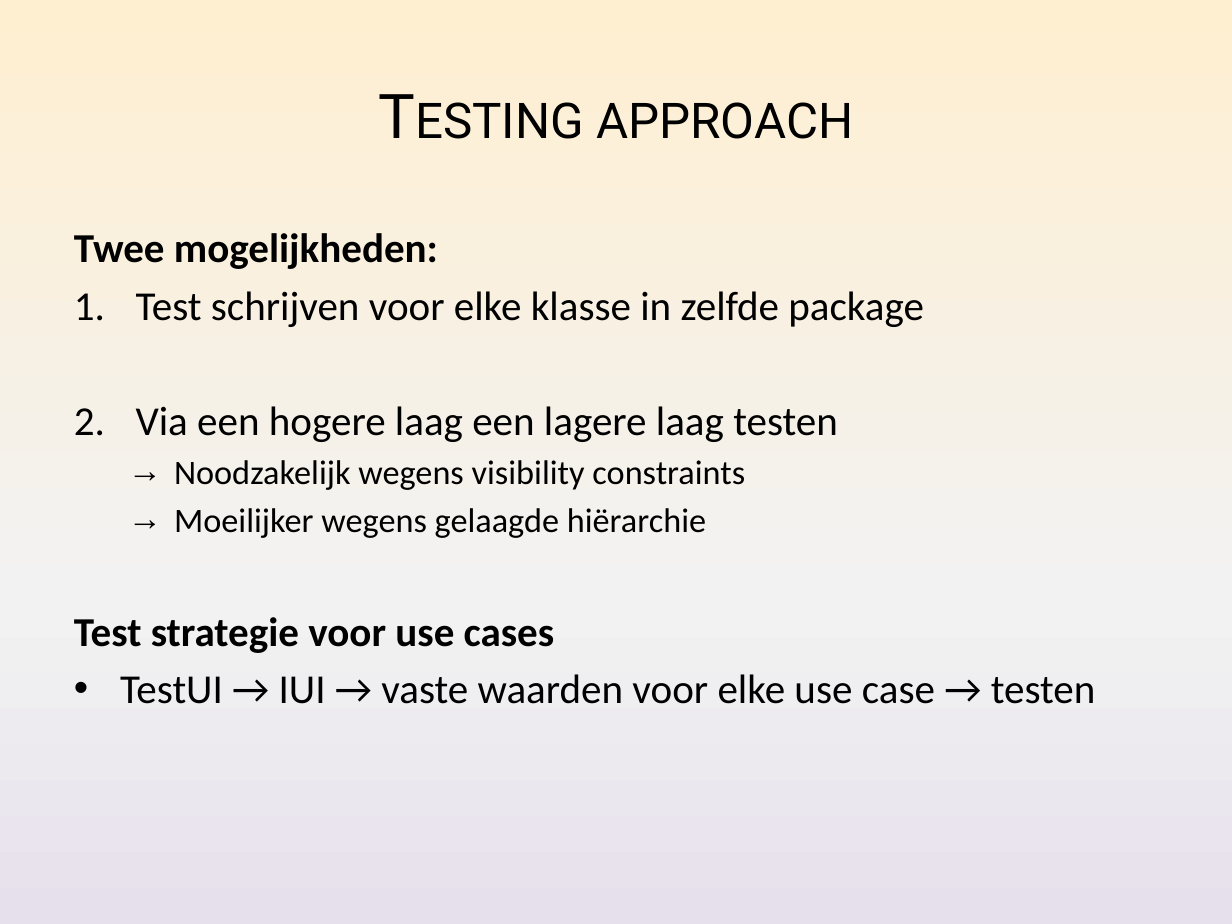
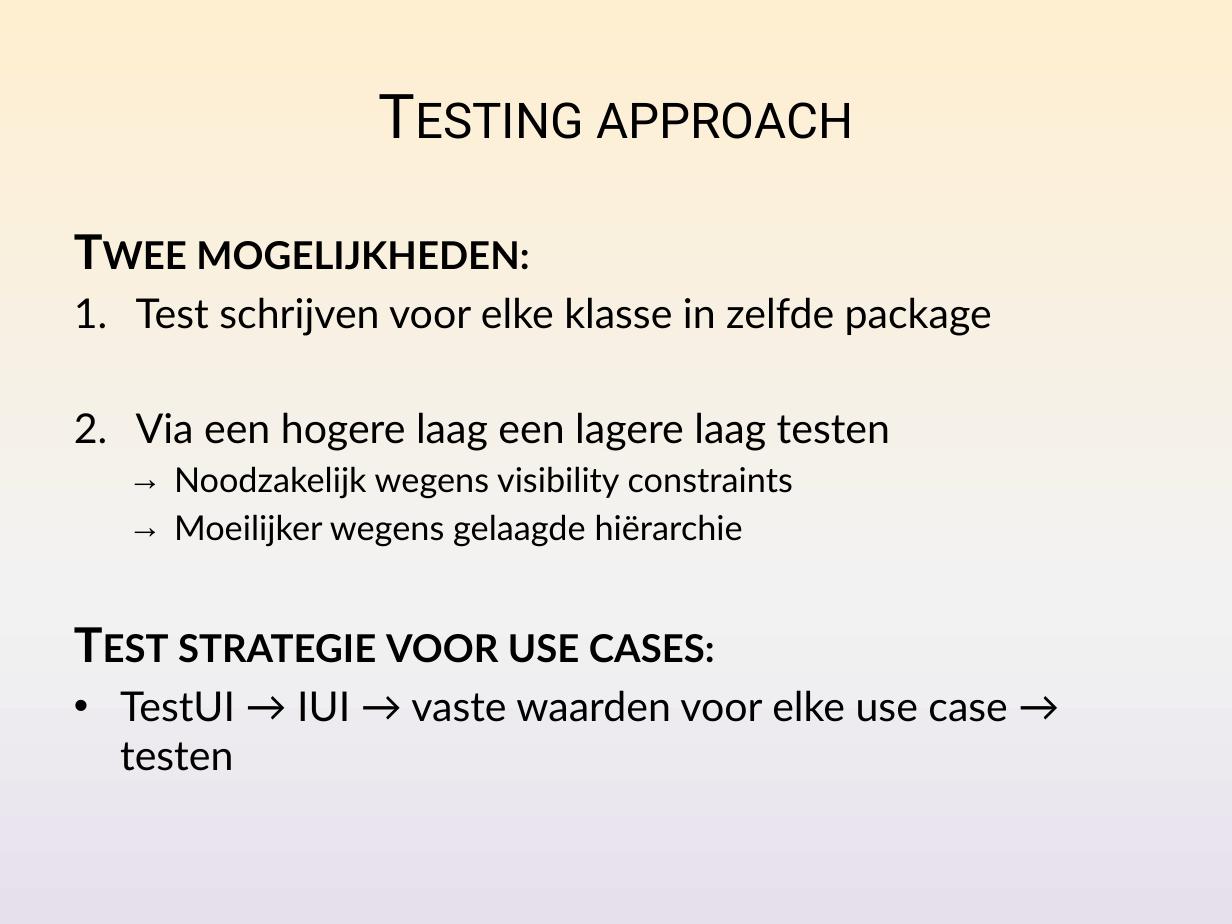
Before and after one commit to Nickelium/Software-Development, a slide deck: slide 14 of presentatie/SWOP Presentatie Inhoud.pptx (slide 15 before the commit). Drawn at 1232x924 pixels with LibreOffice and Linux fonts; fonts in the diff are those of the drawing. Boxes give left, top, right and bottom in pixels: in the first picture for what was removed or moved away, otherwise in the second. Text is boxed around its words. In the diff, an @@ line names an element or a change of style, - is before the commit and + after.

```diff
--- a/presentatie/SWOP Presentatie Inhoud.pptx
+++ b/presentatie/SWOP Presentatie Inhoud.pptx
@@ text at box(120, 241, 1007, 771): size 24 to 28 pt, small capitals on in "Twee mogelijkheden:"; font Calibri to Lato in "Twee mogelijkheden:", "Test schrijven voor elke klasse in zelfde ...", "Via een hogere laag een lagere laag ...", "Noodzakelijk wegens visibility constraints" and 2 more places @@
@@ text at box(178, 634, 715, 663): text changed; size 24 to 28 pt; font Calibri to Lato @@
-Test strategie voor use cases
+Test strategie voor use cases:
```
Also in this commit, not shown: 10 other slides changed, 1 slide removed.
